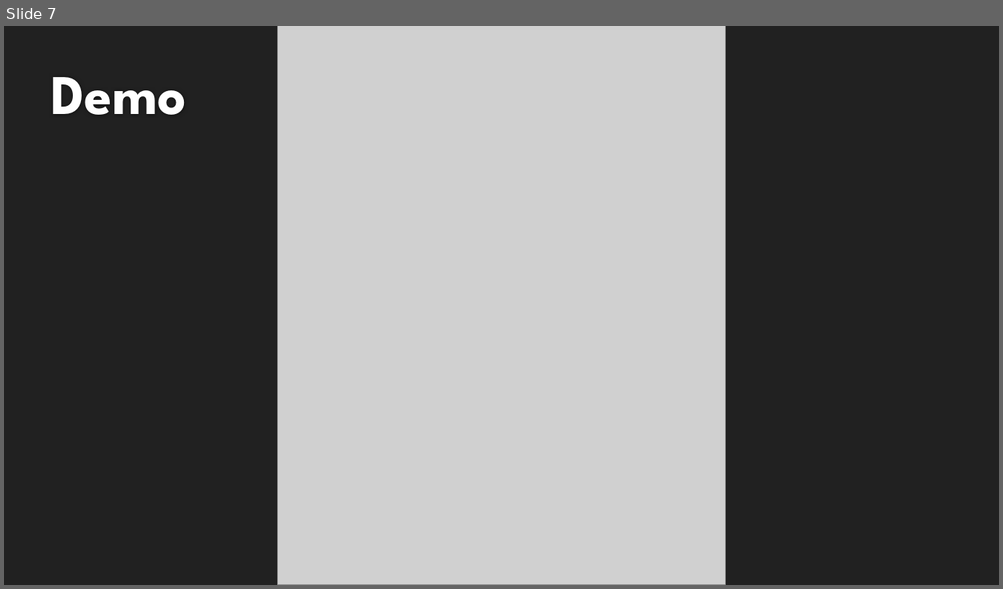
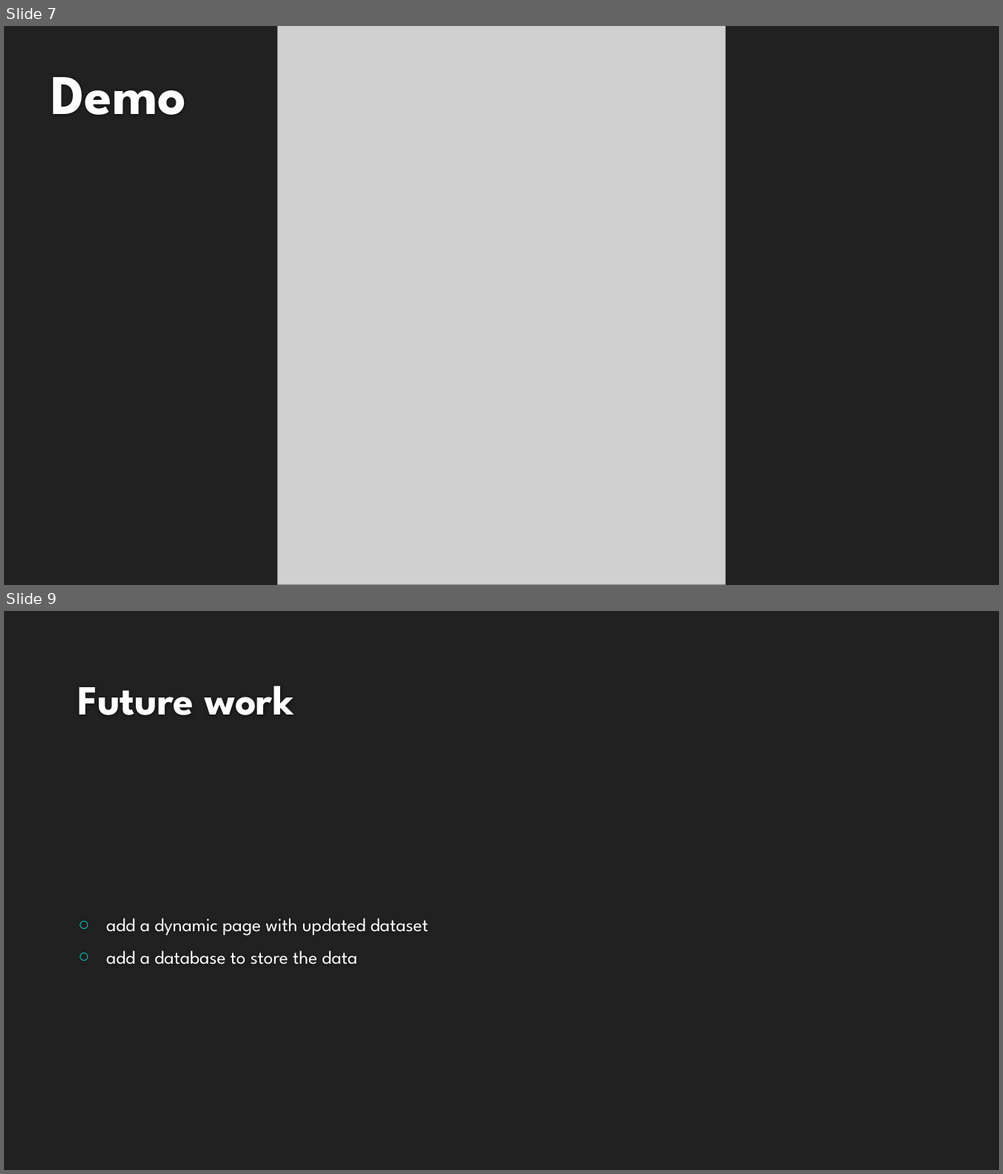
Before and after one commit to ITworkonline/covid_visualization_web, a slide deck: covid_project.pptx. Shown one above the other, each under a label of ours: slide 7 before the commit, slides 7 and 9 after it; the slides between them are not shown. The pictures are 1003x589 and 1003x1174 pixels, drawn with LibreOffice and Linux fonts; fonts in the diff are those of the drawing; grey boxes stand for pictures; background and template pictures are left out. Boxes give left, top, right and bottom in pixels: in the first picture for what was removed or moved away, otherwise in the second. Text is boxed around its words. In the diff, an @@ line names an element or a change of style, - is before the commit and + after.

```diff
--- a/covid_project.pptx
+++ b/covid_project.pptx
@@ slide 9 added at (x1=4, y1=611, x2=999, y2=1170), background #212121 @@
@@ title added at (x1=77, y1=686, x2=293, y2=715), 40 pt, text #FEFEFE, bold @@
+Future work
@@ text added at (x1=106, y1=918, x2=428, y2=965), 18 pt, text #FFFFFF @@
+○ add a dynamic page with updated dataset
+○ add a database to store the data
```
Also in this commit, not shown: 1 slide changed.
